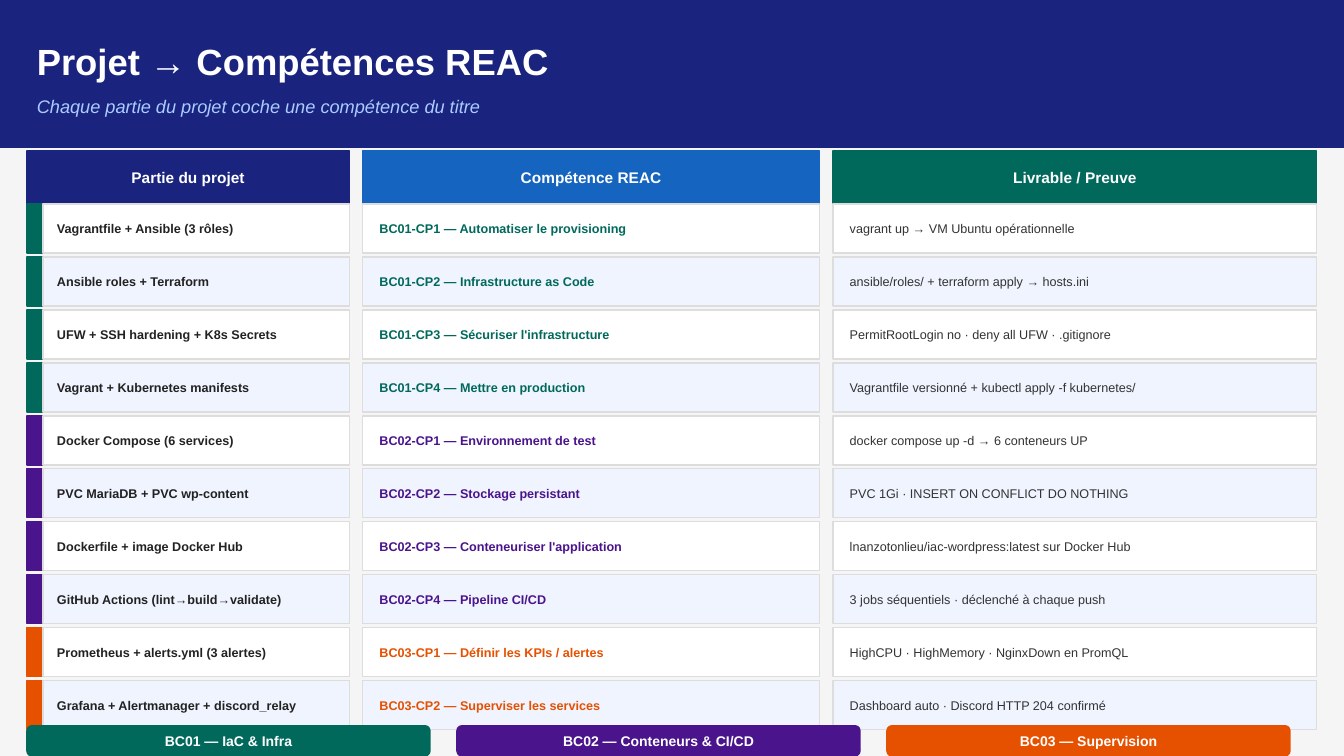
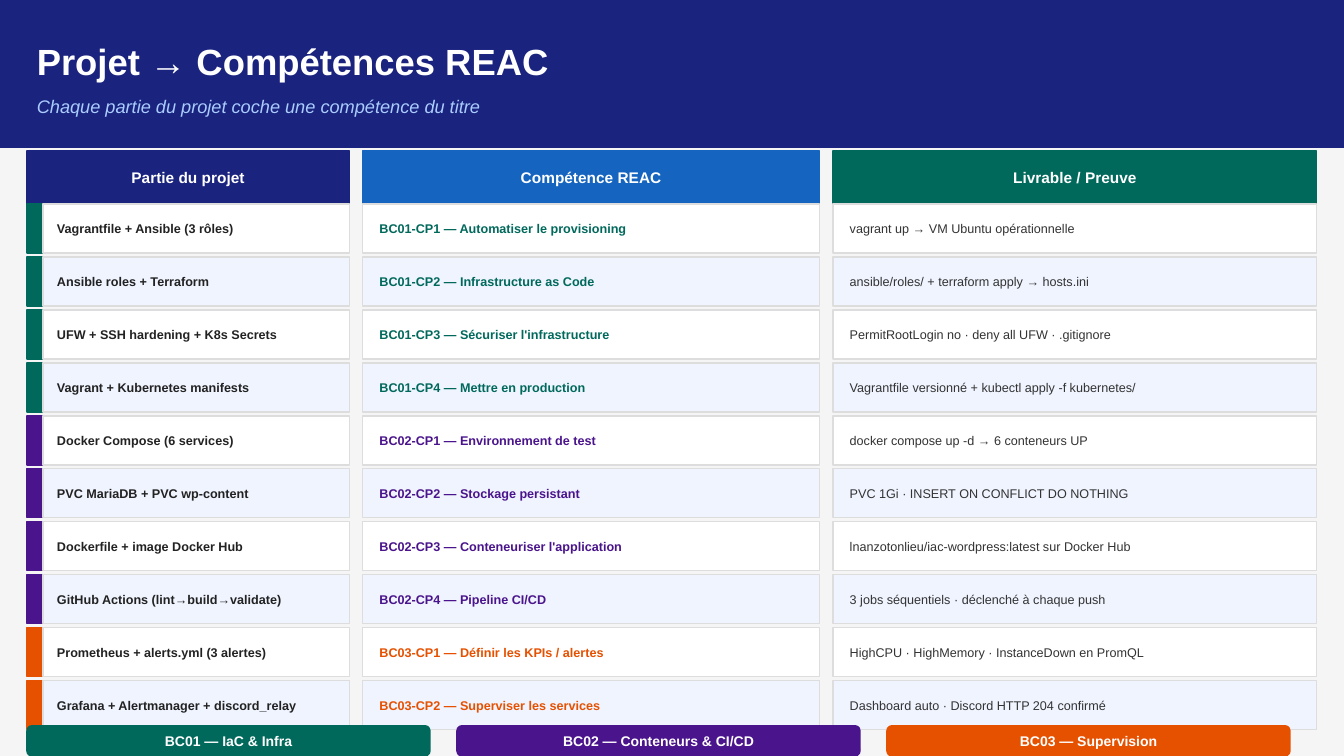
Before and after one commit to pilot-loicrich/iac-infra, a slide deck: slide 10 of documentation/Presentation_iac-infra_ASD.pptx. Drawn at 1344x756 pixels with LibreOffice and Linux fonts; fonts in the diff are those of the drawing. Boxes give left, top, right and bottom in pixels: in the first picture for what was removed or moved away, otherwise in the second. Text is boxed around its words. In the diff, an @@ line names an element or a change of style, - is before the commit and + after.

```diff
--- a/documentation/Presentation_iac-infra_ASD.pptx
+++ b/documentation/Presentation_iac-infra_ASD.pptx
@@ text at bbox=[850, 648, 1144, 660]: text changed @@
-HighCPU · HighMemory · NginxDown en PromQL
+HighCPU · HighMemory · InstanceDown en PromQL
```
